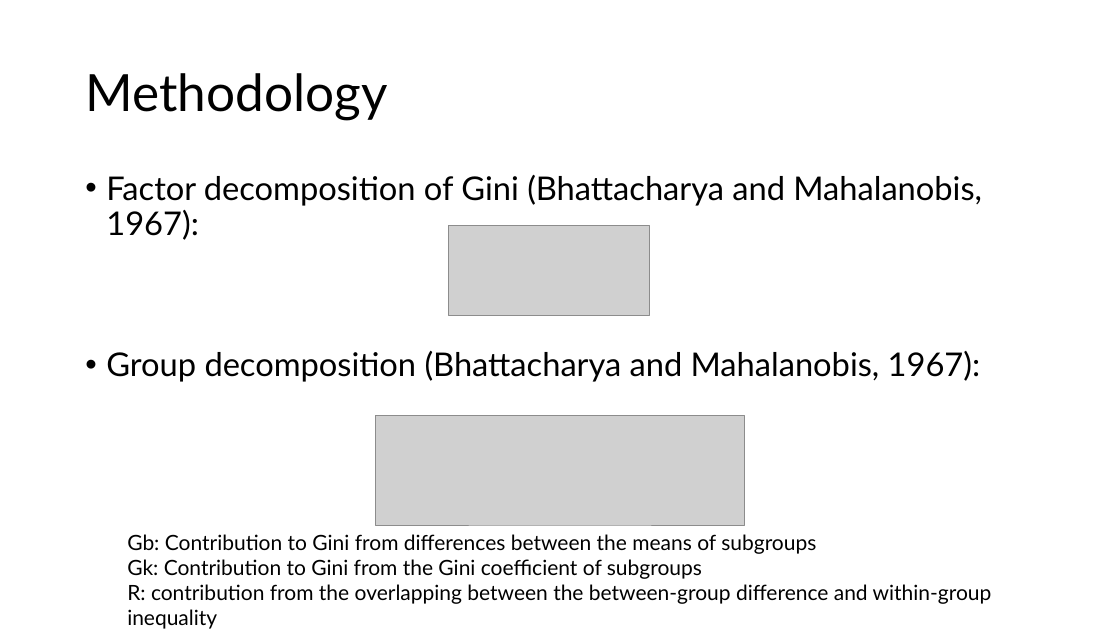
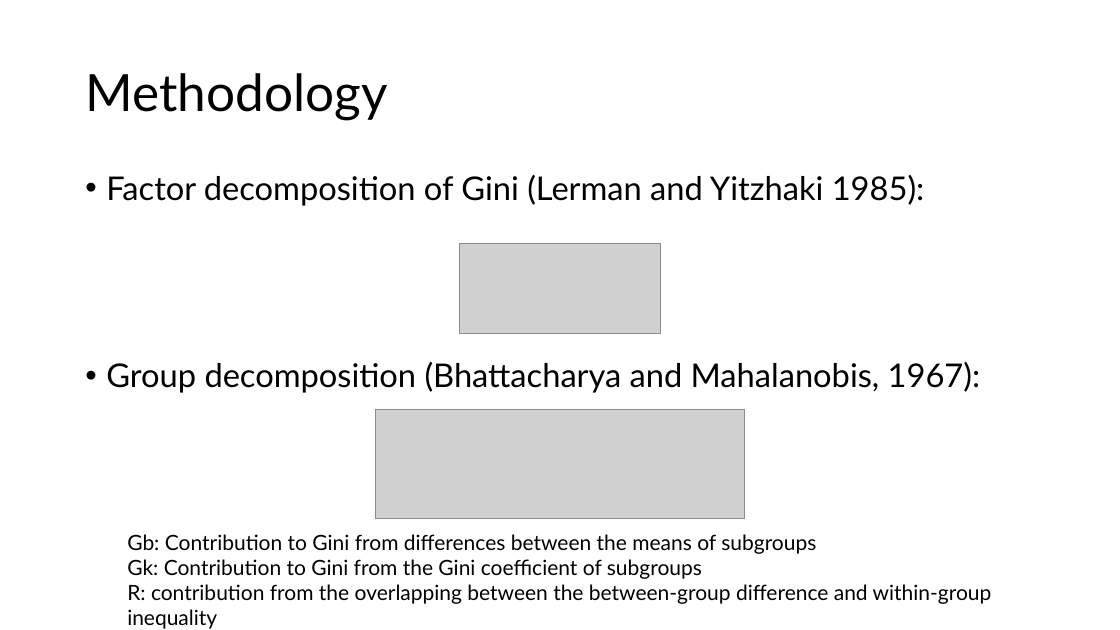
Before and after one commit to xcnecon/tom_final, a slide deck: slide 10 of presentation.pptx. Drawn at 1120x630 pixels with LibreOffice and Linux fonts; fonts in the diff are those of the drawing; grey boxes stand for pictures. Boxes give left, top, right and bottom in pixels: in the first picture for what was removed or moved away, otherwise in the second. Text is boxed around its words. In the diff, an @@ line names an element or a change of style, - is before the commit and + after.

```diff
--- a/presentation.pptx
+++ b/presentation.pptx
@@ text at box(106, 175, 925, 206): text changed @@
-• Factor decomposition of Gini (Bhattacharya and Mahalanobis, 1967):
+• Factor decomposition of Gini (Lerman and Yitzhaki 1985):
@@ picture: place and size @@
-picture at box(449, 225, 649, 315)
+picture at box(460, 244, 660, 334)
@@ picture: place and size @@
-picture at box(376, 415, 745, 525)
+picture at box(376, 409, 745, 519)
```
Also in this commit, not shown: 4 other slides changed.
